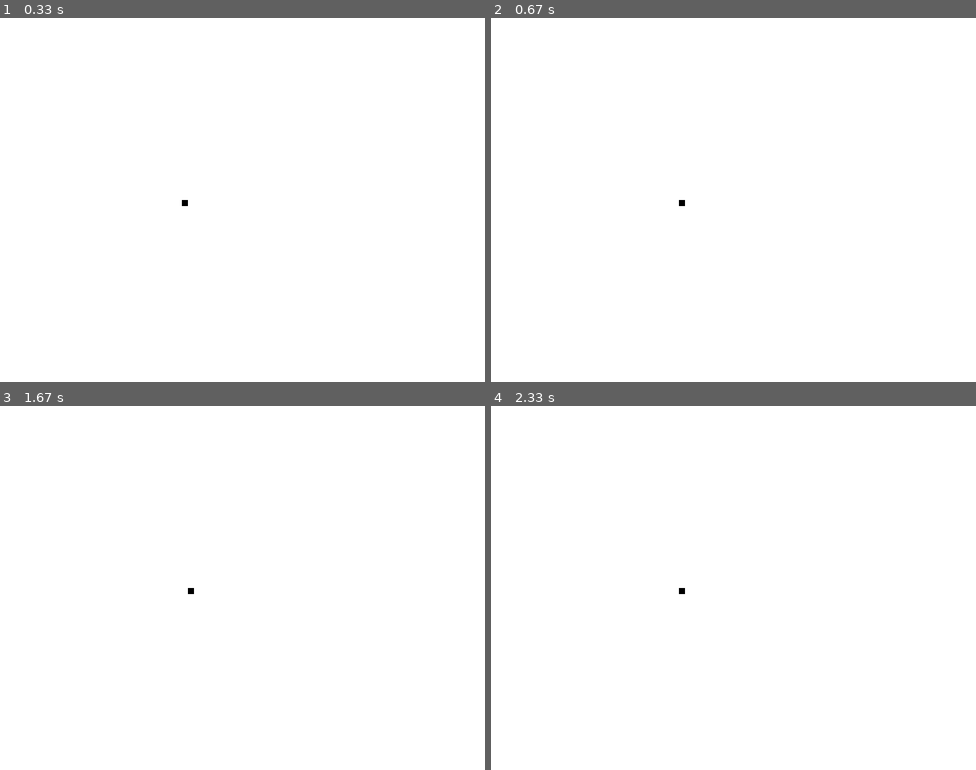
Above: before the commit, frames 1-4 (two rows, left to right).
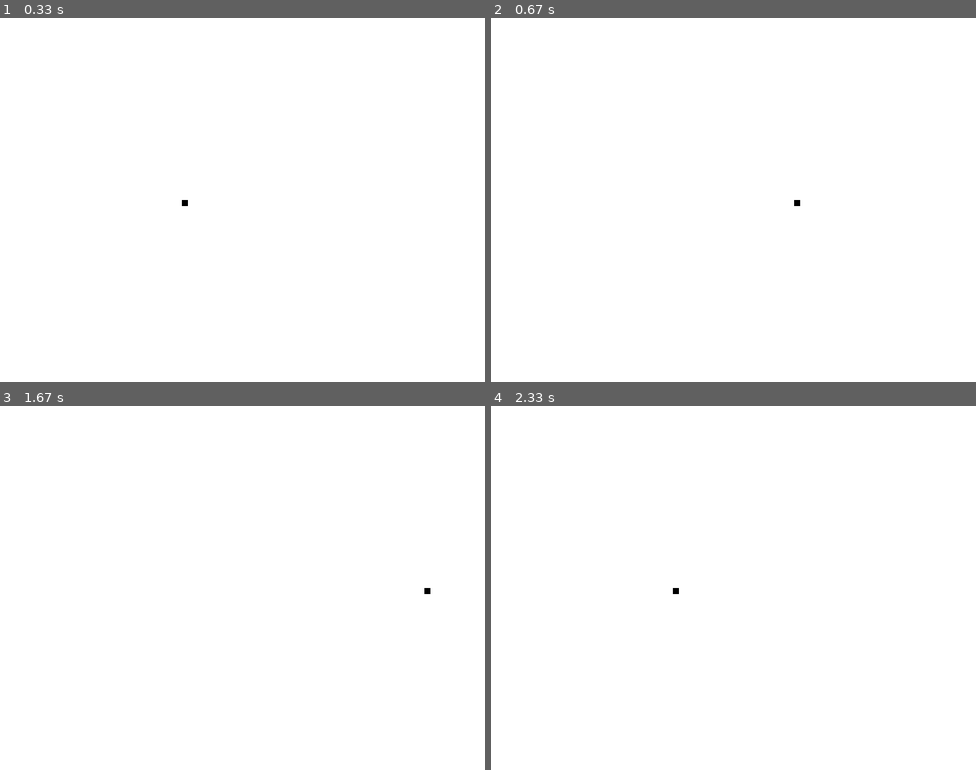
Above: after the commit, the same moments.

Repository: ravenusmc/Learn_Pygame
Game: pygame game, started from main.py
The game is run twice, just before and just after one commit, with the same random seed, the same clock (stepped at 60 frames per second) and the same inputs.
Inputs:
- Up to frame 1 (0.33 s): no input
- Up to frame 2 (0.67 s): hold Right from 0.33 s (still down)
- Up to frame 3 (1.67 s): release Right at 0.8 s; hold Right 0.83-1.3 s; hold Left from 1.33 s (still down)
- Up to frame 4 (2.33 s): release Left at 1.87 s

Frame 1 is identical in both runs. In frame 2, less than 0.1% of the frame differs, in the area x 38-64%, y 50-52%; in frame 3, less than 0.1%; in frame 4, less than 0.1%.

Commit message:
Working on snake movement

Diff:
--- a/main.py
+++ b/main.py
@@ -13,6 +13,8 @@
 
 lead_x = 300
 lead_y = 300
+lead_x_change = 0
+
 
 while not gameExit:
     for event in pygame.event.get():
@@ -20,10 +22,11 @@
             gameExit = True
         if event.type == pygame.KEYDOWN:
             if event.key == pygame.K_LEFT:
-                lead_x -= 10
+                lead_x_change = -10
             if event.key == pygame.K_RIGHT:
-                lead_x += 10
+                lead_x_change = 10
 
+    lead_x += lead_x_change
 
     gameDisplay.fill(white)
     pygame.draw.rect(gameDisplay, black, [lead_x,lead_y, 10, 10])
